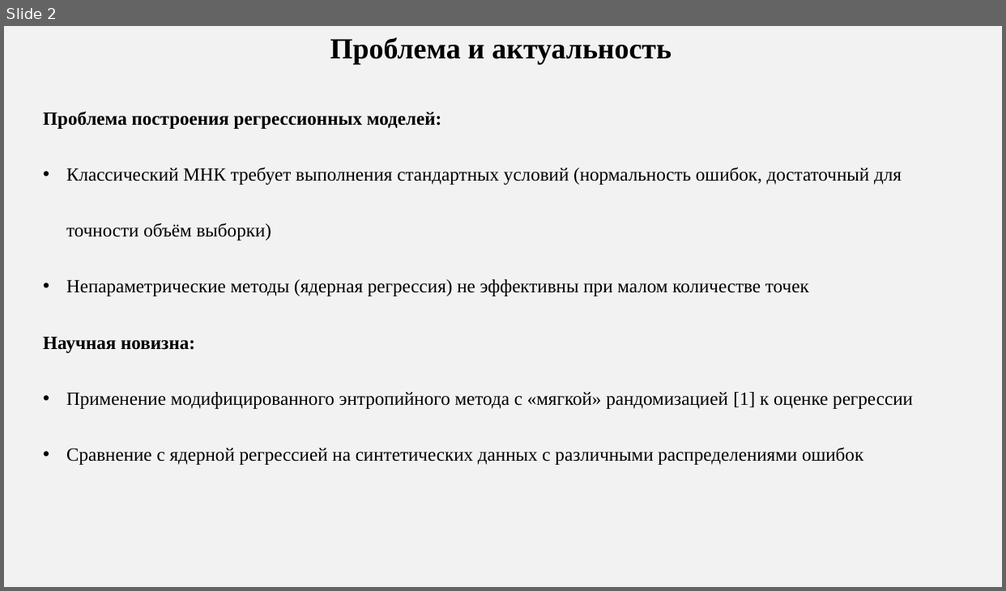
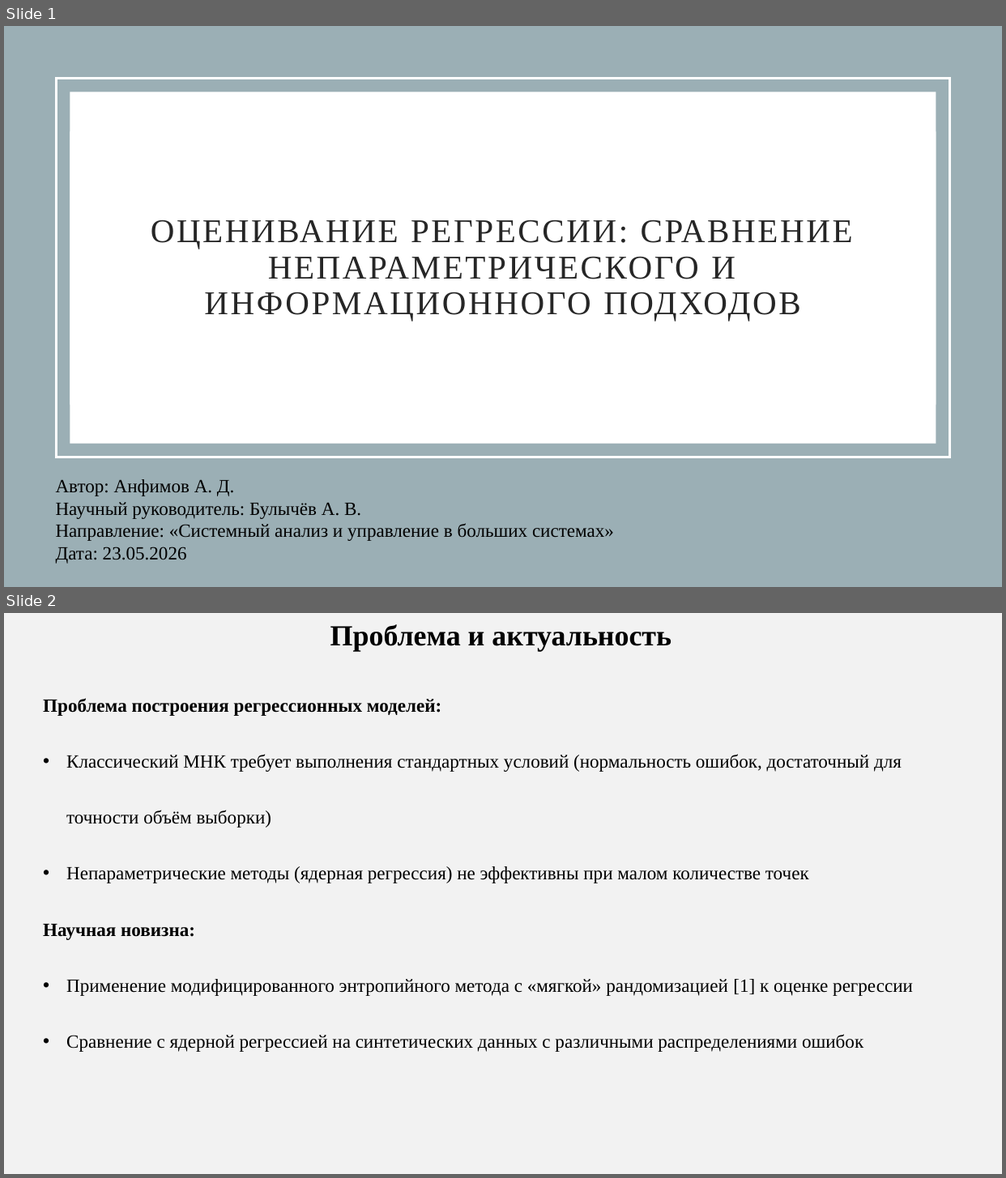
Before and after one commit to AnfimovAleksandr/mag_diploma, a slide deck: Тезис_для_конференции/Anfimov_tezis.pptx. Shown one above the other, each under a label of ours: slide 2 before the commit, slides 1 and 2 after it. The pictures are 1006x591 and 1006x1178 pixels, drawn with LibreOffice and Linux fonts; fonts in the diff are those of the drawing. Boxes give left, top, right and bottom in pixels: in the first picture for what was removed or moved away, otherwise in the second. Text is boxed around its words. In the diff, an @@ line names an element or a change of style, - is before the commit and + after.

```diff
--- a/Тезис_для_конференции/Anfimov_tezis.pptx
+++ b/Тезис_для_конференции/Anfimov_tezis.pptx
@@ slide 1 added at (x1=4, y1=26, x2=1002, y2=587), background #9BAFB5 @@
@@ rectangle added at (x1=57, y1=79, x2=949, y2=457), outline #FFFFFF 2.5 pt @@
@@ rectangle added at (x1=70, y1=92, x2=936, y2=444), fill #FFFFFF @@
@@ title added at (x1=151, y1=220, x2=853, y2=321), 32 pt, text #262626 @@
+ОЦЕНИВАНИЕ РЕГРЕССИИ: СРАВНЕНИЕ НЕПАРАМЕТРИЧЕСКОГО И ИНФОРМАЦИОННОГО ПОДХОДОВ
@@ text added at (x1=56, y1=480, x2=614, y2=564), 18 pt, text #000000 @@
+Автор: Анфимов А. Д.
+Научный руководитель: Булычёв А. В.
+Направление: «Системный анализ и управление в больших системах»
+Дата: 23.05.2026
```
Also in this commit, not shown: 5 slides changed, 10 other slides added, 1 slide removed, 11 other files.
